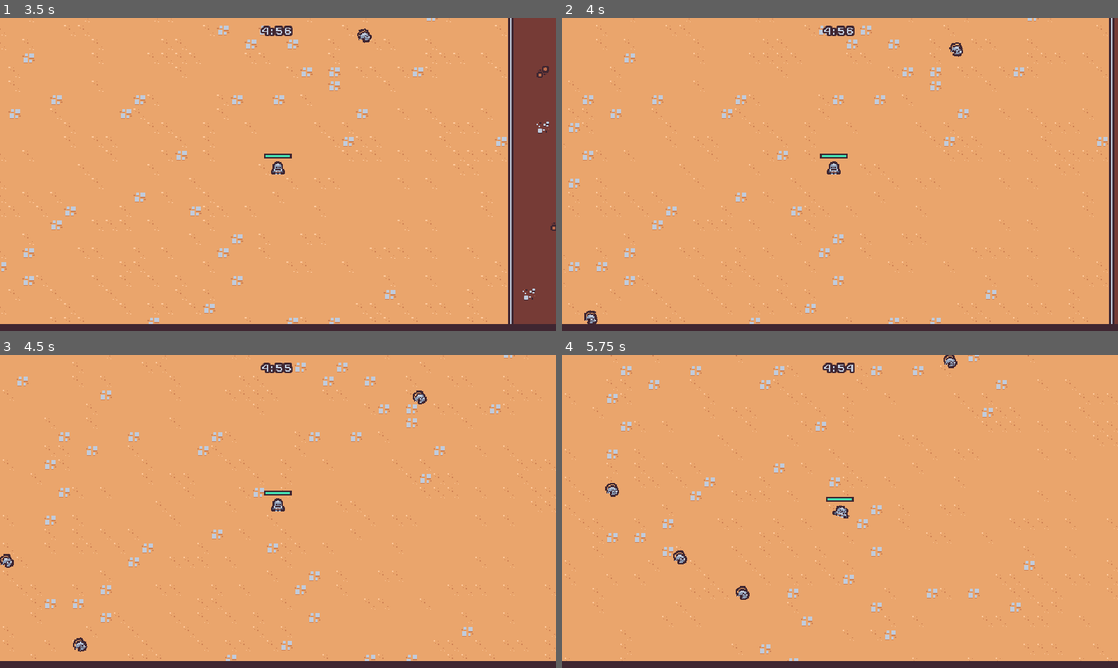
Above: before the commit, frames 1-4 (two rows, left to right).
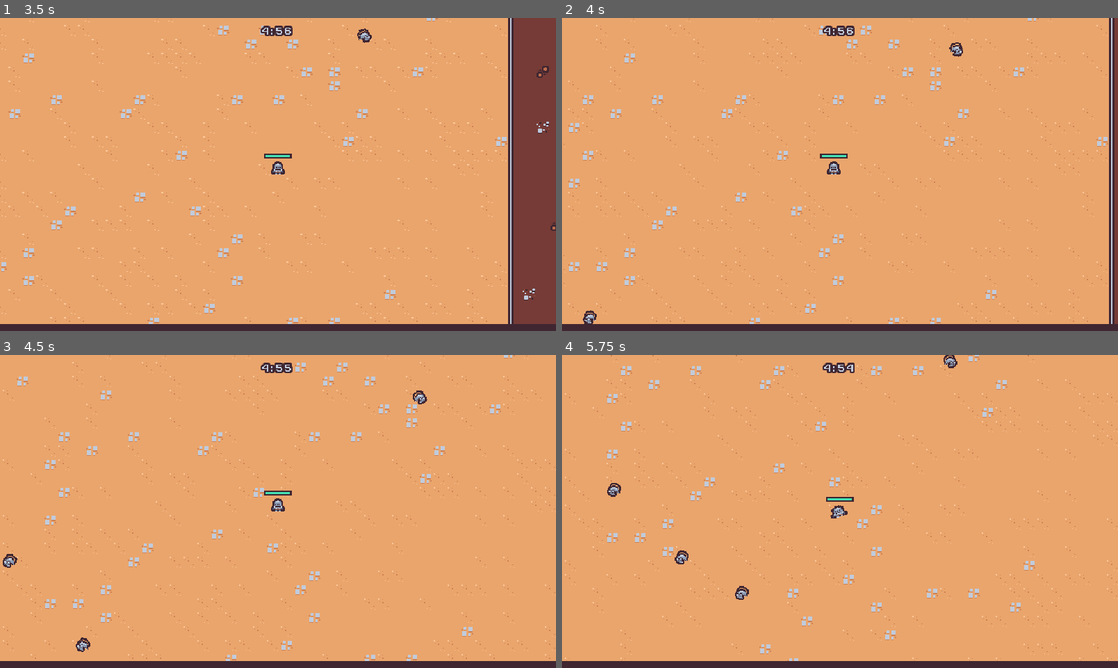
Above: after the commit, the same moments.

Repository: bartoszcholewa/2d-survivors-course
Game: Godot game, scene res://scenes/main/main.tscn
Same seed, same stepped clock (60 frames per second), same inputs: the game is played once before the commit and once after it.
Inputs (mouse positions are in pixels of both pictures, inside the frame that each line leads up to):
- Up to frame 1 (3.5 s): tap Enter at 0.5 s; move the mouse to (400, 158) at 0.52 s; press the mouse at (400, 158) at 0.53 s; hold D (move_right) 0.53-1.25 s; release the mouse at (400, 158) at 1.25 s; drag from (166, 190) to (250, 237) at 1.27 s; tap Space at 2 s; move the mouse to (333, 105) at 2.02 s; press the mouse at (333, 105) at 2.03 s; hold D (move_right) 2.03-2.75 s; release the mouse at (333, 105) at 2.75 s; drag from (250, 237) to (111, 127) at 2.77 s
- Up to frame 2 (4 s): move the mouse to (1006, 221) at 3.52 s; press the mouse at (1006, 221) at 3.53 s; hold A (move_left) from 3.53 s (still down)
- Up to frame 3 (4.5 s): release A (move_left) at 4.25 s; release the mouse at (444, 558) at 4.25 s; drag from (111, 464) to (194, 433) at 4.27 s
- Up to frame 4 (5.75 s): move the mouse to (867, 511) at 5.02 s; press the mouse at (867, 511) at 5.03 s; hold S (move_down) from 5.03 s (still down)

Frame 1 is identical in both runs. In frame 2, less than 0.1% of the frame differs, in the area x 3-7%, y 93-98%; in frame 3, 0.1%; in frame 4, 0.2%, in the area x 7-52%, y 40-79%.

Commit message:
Lesson 38 - Enemy Death Animation

Diff:
--- /dev/null
+++ b/scenes/component/death_component.gd
@@ -0,0 +1,23 @@
+extends Node2D
+
+@export var health_component: Node
+@export var sprite: Sprite2D
+
+func _ready() -> void:
+	$GPUParticles2D.texture = sprite.texture
+	health_component.died.connect(on_died)
+
+
+func on_died():
+	if not owner || not owner is Node2D:
+		return
+
+	var spawn_position = owner.global_position
+
+	var entities = get_tree().get_first_node_in_group("entities_layer")
+
+	get_parent().remove_child(self)
+	entities.add_child(self)
+
+	global_position = spawn_position
+	$AnimationPlayer.play("default")
--- a/scenes/component/death_component.tscn
+++ b/scenes/component/death_component.tscn
@@ -1,5 +1,6 @@
-[gd_scene load_steps=8 format=3 uid="uid://dawmijt1j5j1f"]
+[gd_scene load_steps=9 format=3 uid="uid://dawmijt1j5j1f"]
 
+[ext_resource type="Script" uid="uid://d1u4mx1tah7io" path="res://scenes/component/death_component.gd" id="1_iwr6c"]
 [ext_resource type="Texture2D" uid="uid://colv4gng1bkex" path="res://scenes/game_object/basic_enemy/basic_enemy.png" id="1_lgj88"]
 
 [sub_resource type="Animation" id="Animation_lgj88"]
@@ -63,27 +64,27 @@
 particle_flag_disable_z = true
 direction = Vector3(0, -1, 0)
 spread = 30.0
-initial_velocity_min = 125.0
-initial_velocity_max = 200.0
-angular_velocity_min = -720.0
-angular_velocity_max = 719.99994
-gravity = Vector3(0, 400, 0)
+initial_velocity_min = 175.0
+initial_velocity_max = 250.0
+angular_velocity_min = -1440.0
+angular_velocity_max = 1440.0
+gravity = Vector3(0, 800, 0)
 scale_curve = SubResource("CurveTexture_3jlqn")
 
 [node name="DeathComponent" type="Node2D"]
+script = ExtResource("1_iwr6c")
 
 [node name="AnimationPlayer" type="AnimationPlayer" parent="."]
 libraries = {
 &"": SubResource("AnimationLibrary_muesg")
 }
-autoplay = "default"
 
 [node name="GPUParticles2D" type="GPUParticles2D" parent="."]
 rotation = -0.0046335575
 emitting = false
 amount = 1
 texture = ExtResource("1_lgj88")
-lifetime = 0.65
+lifetime = 0.5
 one_shot = true
 fixed_fps = 0
 interpolate = false
--- a/scenes/game_object/basic_enemy/basic_enemy.gd
+++ b/scenes/game_object/basic_enemy/basic_enemy.gd
@@ -2,12 +2,17 @@
 
 const MAX_SPEED = 40
 
-@onready var health_component: HealthComponent = $HealthComponent
+@onready var health_component := $HealthComponent
+@onready var visuals := $Visuals
 
 func _process(delta: float) -> void:
 	var direction = get_direction_to_player()
 	velocity = direction * MAX_SPEED
 	move_and_slide()
+
+	var move_sign = sign(velocity.x)
+	if move_sign != 0:
+		visuals.scale = Vector2(-move_sign, 1)
 
 
 func get_direction_to_player():
--- a/scenes/game_object/basic_enemy/basic_enemy.tscn
+++ b/scenes/game_object/basic_enemy/basic_enemy.tscn
@@ -1,9 +1,10 @@
-[gd_scene load_steps=11 format=3 uid="uid://dobx3f47kupwe"]
+[gd_scene load_steps=12 format=3 uid="uid://dobx3f47kupwe"]
 
 [ext_resource type="Script" uid="uid://cqtm77f1n2rxp" path="res://scenes/game_object/basic_enemy/basic_enemy.gd" id="1_gxg7h"]
 [ext_resource type="PackedScene" uid="uid://c7mveug1a8km4" path="res://scenes/component/health_component.tscn" id="2_isd1k"]
 [ext_resource type="Texture2D" uid="uid://colv4gng1bkex" path="res://scenes/game_object/basic_enemy/basic_enemy.png" id="2_xrbw7"]
 [ext_resource type="PackedScene" uid="uid://c2bhkf87ia4tb" path="res://scenes/component/vial_drop_component.tscn" id="3_pcrk2"]
+[ext_resource type="PackedScene" uid="uid://dawmijt1j5j1f" path="res://scenes/component/death_component.tscn" id="4_bq7hi"]
 [ext_resource type="PackedScene" uid="uid://clqrafmk5yhfl" path="res://scenes/component/hurtbox_component.tscn" id="4_elloc"]
 
 [sub_resource type="Animation" id="Animation_elloc"]
@@ -92,6 +93,10 @@
 [node name="VialDropComponent" parent="." node_paths=PackedStringArray("health_component") instance=ExtResource("3_pcrk2")]
 health_component = NodePath("../HealthComponent")
 
+[node name="DeathComponent" parent="." node_paths=PackedStringArray("health_component", "sprite") instance=ExtResource("4_bq7hi")]
+health_component = NodePath("../HealthComponent")
+sprite = NodePath("../Visuals/Sprite2D")
+
 [node name="HurtboxComponent" parent="." node_paths=PackedStringArray("health_component") instance=ExtResource("4_elloc")]
 health_component = NodePath("../HealthComponent")
 
--- a/scenes/game_object/player/player.gd
+++ b/scenes/game_object/player/player.gd
@@ -40,9 +40,7 @@
 		animation_player.play("RESET")
 
 	var move_sign = sign(movement_vector.x)
-	if move_sign == 0:
-		visuals.scale = Vector2.ONE
-	else:
+	if move_sign != 0:
 		visuals.scale = Vector2(move_sign, 1)
 
 
Not shown, added: scenes/component/death_component.gd.uid
